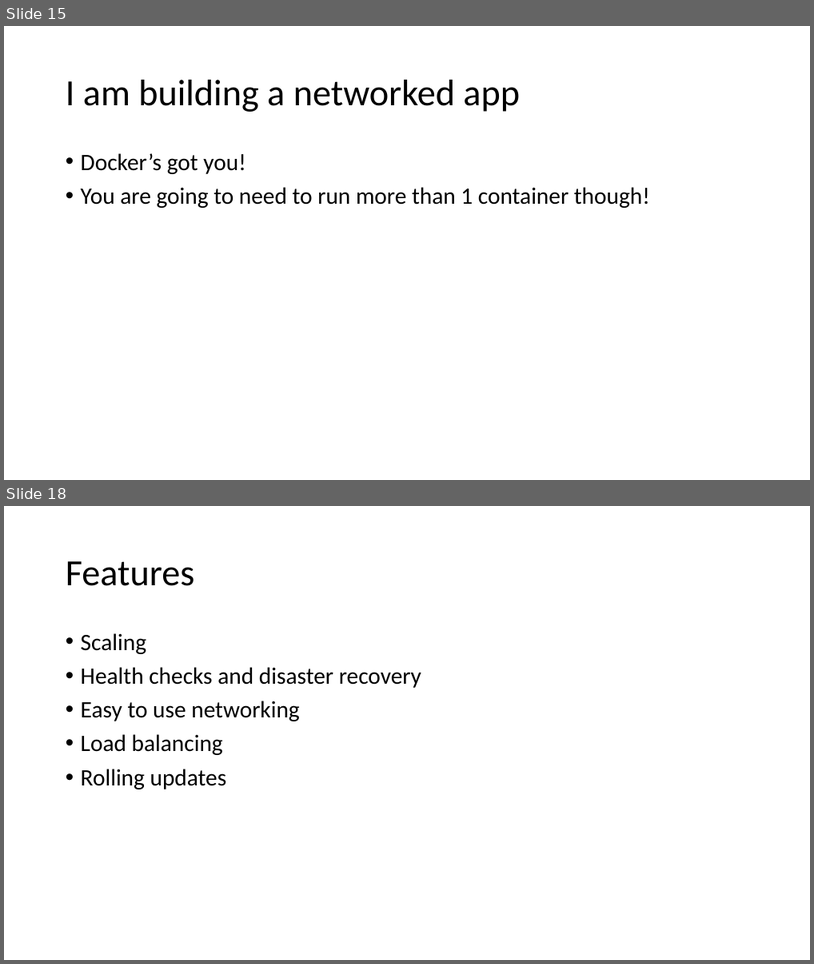
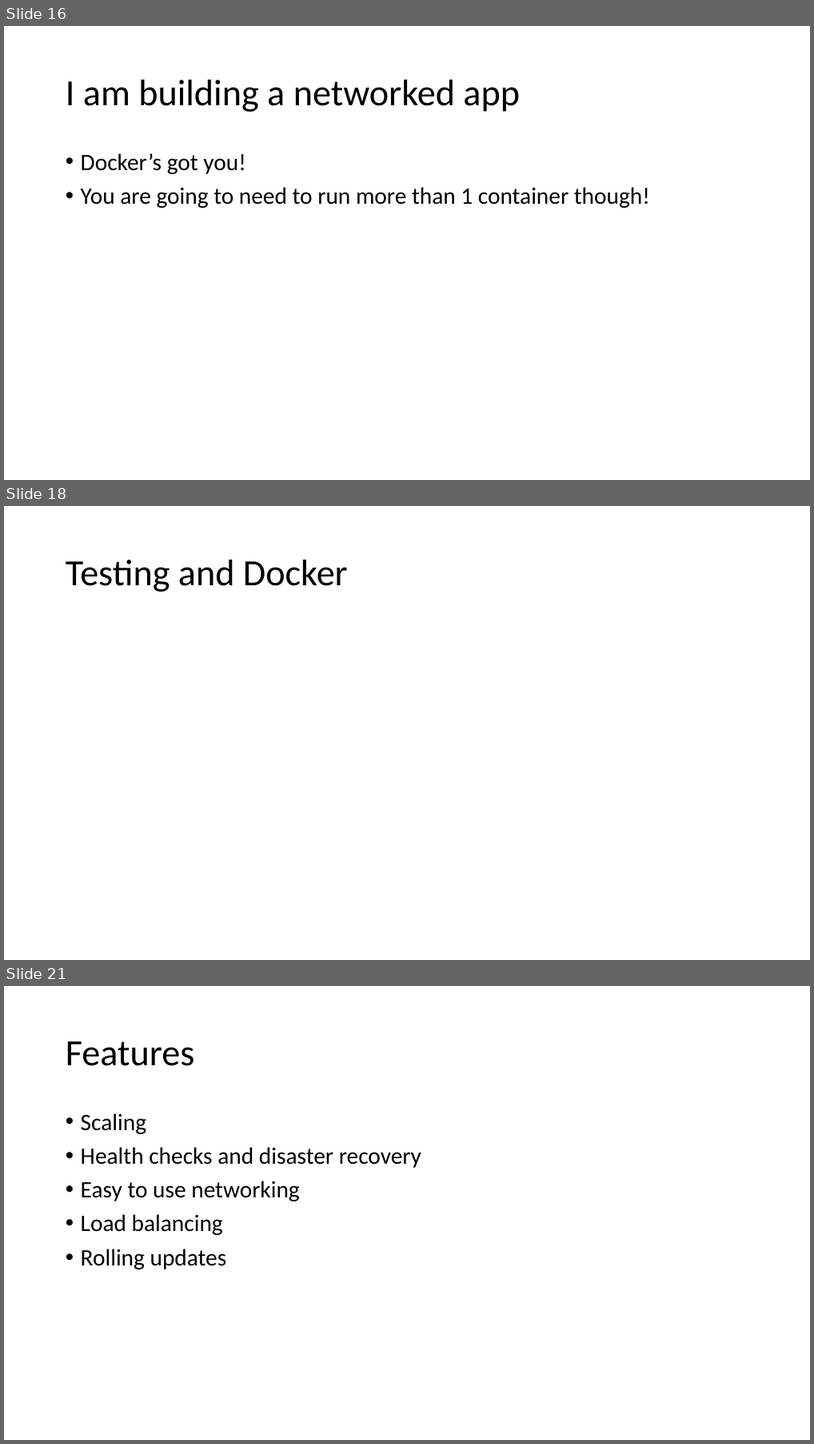
Before and after one commit to agsimeonov/docker-intro-presentation, a slide deck: docker-intro-presentation.pptx. Shown one above the other, each under a label of ours: slides 15 and 18 before the commit, slides 16, 18 and 21 after it; the slides between them are not shown. The pictures are 814x964 and 814x1444 pixels, drawn with LibreOffice and Linux fonts; fonts in the diff are those of the drawing. Boxes give left, top, right and bottom in pixels: in the first picture for what was removed or moved away, otherwise in the second. Text is boxed around its words. In the diff, an @@ line names an element or a change of style, - is before the commit and + after.

```diff
--- a/docker-intro-presentation.pptx
+++ b/docker-intro-presentation.pptx
@@ slide 18 added at <box>4,506,810,960</box>, background #FFFFFF @@
@@ title added at <box>66,560,348,592</box>, 44 pt, text #000000 @@
+Testing and Docker
@@ what was slide 15 is now slide 16 @@
@@ what was slide 18 is now slide 21 @@
```
Also in this commit, not shown: 9 slides changed, 2 other slides added, 2 other files.
